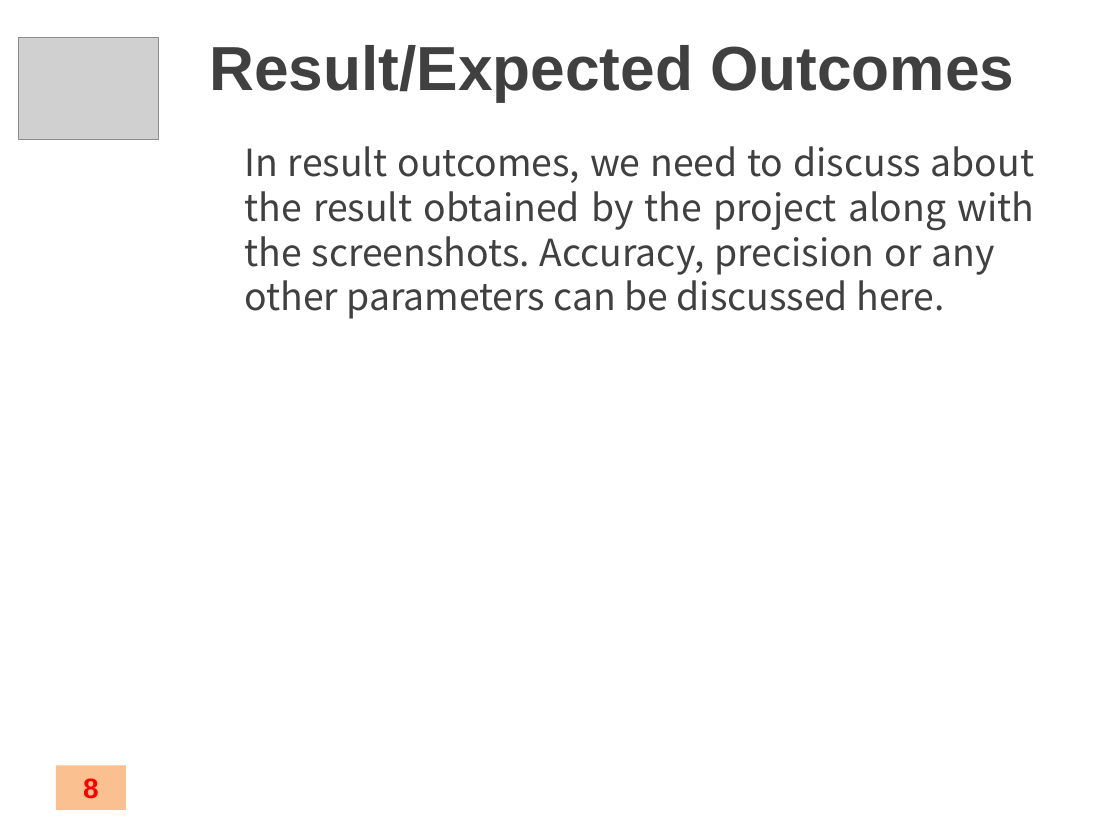
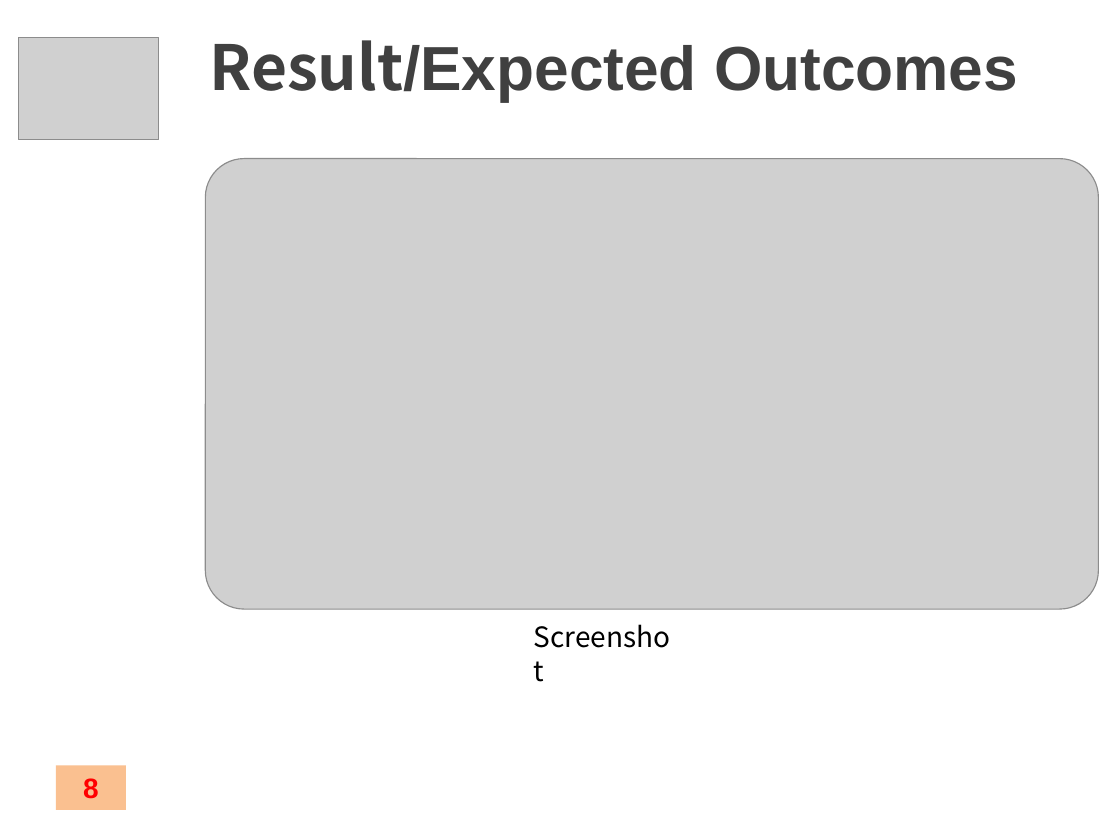
Before and after one commit to sumankrsaurabh/Crop-Yied-Prediction, a slide deck: slide 8 of Minor Project Presentation Template (1).pptx. Drawn at 1120x840 pixels with LibreOffice and Linux fonts; fonts in the diff are those of the drawing; grey boxes stand for pictures; background and template pictures are left out. Boxes give left, top, right and bottom in pixels: in the first picture for what was removed or moved away, otherwise in the second. Text is boxed around its words. In the diff, an @@ line names an element or a change of style, - is before the commit and + after.

```diff
--- a/Minor Project Presentation Template (1).pptx
+++ b/Minor Project Presentation Template (1).pptx
@@ title "Result/Expected Outcomes" at (x1=209, y1=40, x2=1018, y2=103): font Arial to Noto Sans CJK KR in "Result/Expected" @@
@@ text removed at (x1=244, y1=146, x2=1034, y2=319) @@
-In result outcomes, we need to discuss about the result obtained by the project along with the screenshots. Accuracy, precision or any other parameters can be discussed here.
@@ picture added at (x1=205, y1=159, x2=1098, y2=609) @@
@@ text added at (x1=523, y1=614, x2=685, y2=659), 18 pt, text #000000 @@
+Screenshot
```
Also in this commit, not shown: 7 other slides changed, 1 slide added, 1 slide removed, 3 other files.
